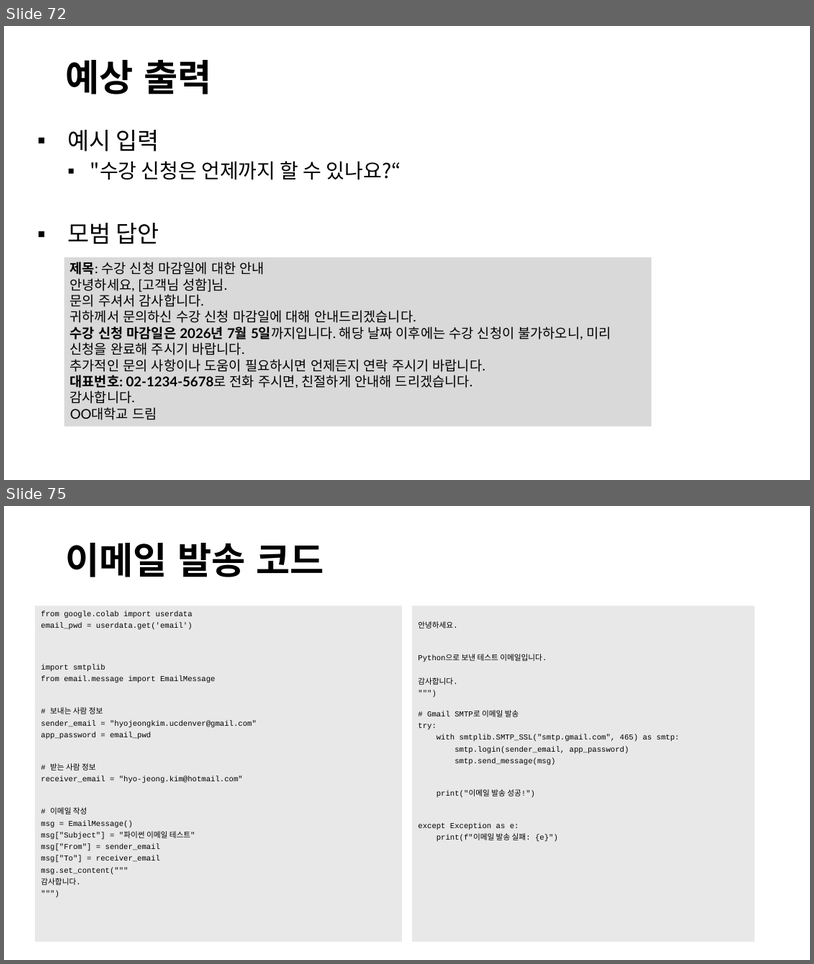
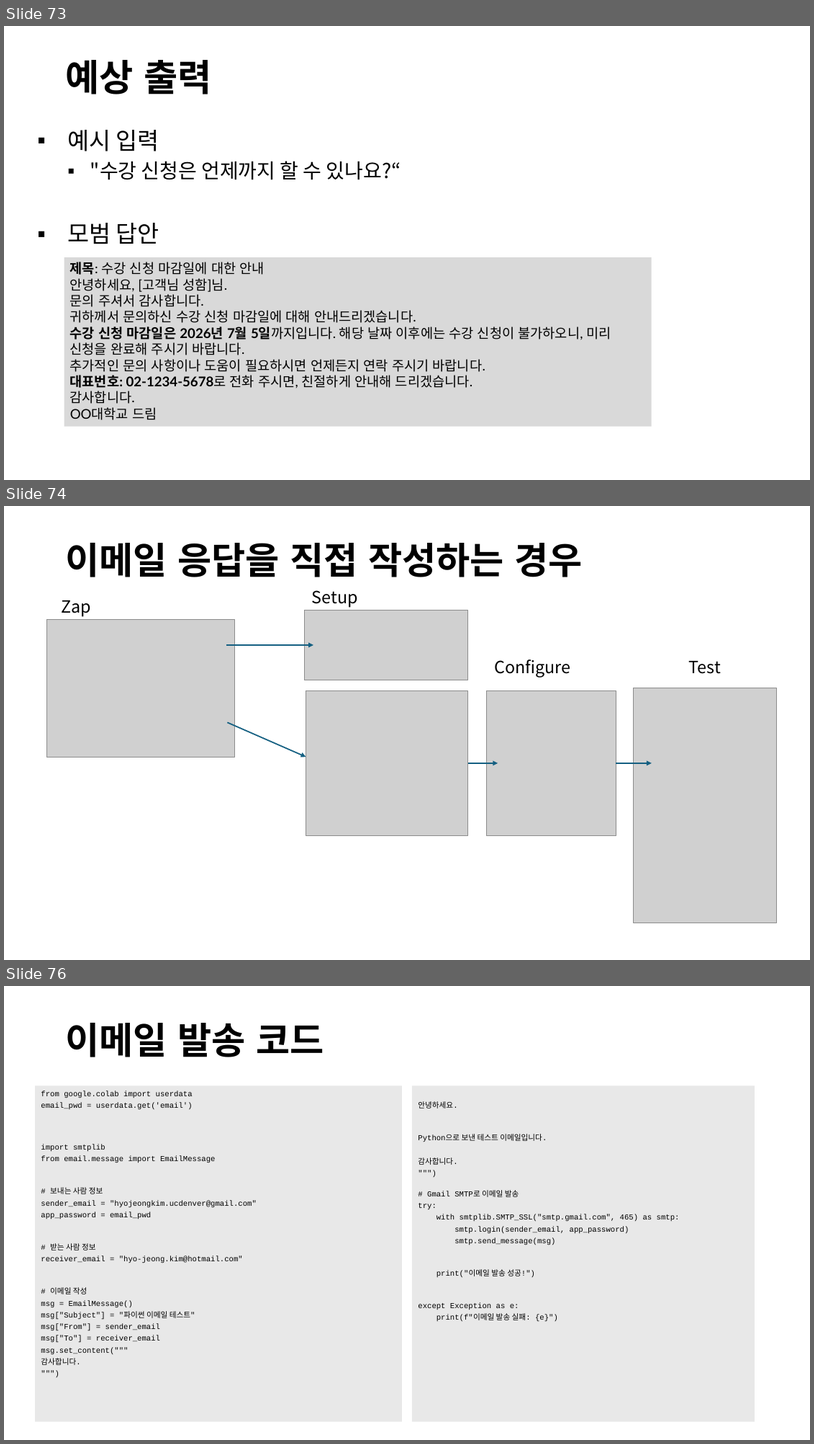
Before and after one commit to denverkim/snw, a slide deck: DAY3_생성형 AI 실무활용.pptx. Shown one above the other, each under a label of ours: slides 72 and 75 before the commit, slides 73, 74 and 76 after it; the slides between them are not shown. The pictures are 814x964 and 814x1444 pixels, drawn with LibreOffice and Linux fonts; fonts in the diff are those of the drawing; grey boxes stand for pictures. Boxes give left, top, right and bottom in pixels: in the first picture for what was removed or moved away, otherwise in the second. Text is boxed around its words. In the diff, an @@ line names an element or a change of style, - is before the commit and + after.

```diff
--- a/DAY3_생성형 AI 실무활용.pptx
+++ b/DAY3_생성형 AI 실무활용.pptx
@@ slide 74 added at box(4, 506, 810, 960), background #FFFFFF @@
@@ title added at box(65, 543, 583, 577), 44 pt, text #000000, bold @@
+이메일 응답을 직접 작성하는 경우
@@ text added at box(312, 590, 358, 608), 20 pt, text #000000 @@
+Setup
@@ text added at box(62, 600, 91, 617), 20 pt, text #000000 @@
+Zap
@@ picture added at box(304, 610, 468, 680) @@
@@ picture added at box(47, 619, 234, 757) @@
@@ arrow added from (226, 645) to (314, 645), #156082 1.5 pt @@
@@ text added at box(494, 659, 571, 677), 20 pt, text #000000 @@
+Configure
@@ text added at box(689, 661, 721, 674), 20 pt, text #000000 @@
+Test
@@ picture added at box(306, 690, 468, 835) @@
@@ picture added at box(486, 690, 616, 835) @@
@@ picture added at box(634, 688, 777, 922) @@
@@ arrow added from (227, 723) to (306, 757), #156082 1.5 pt @@
@@ arrow added from (468, 763) to (498, 763), #156082 1.5 pt @@
@@ arrow added from (616, 763) to (652, 763), #156082 1.5 pt @@
@@ what was slide 72 is now slide 73 @@
@@ what was slide 75 is now slide 76 @@
```
Also in this commit, not shown: 4 slides changed, 3 other slides added, 1 other file.
